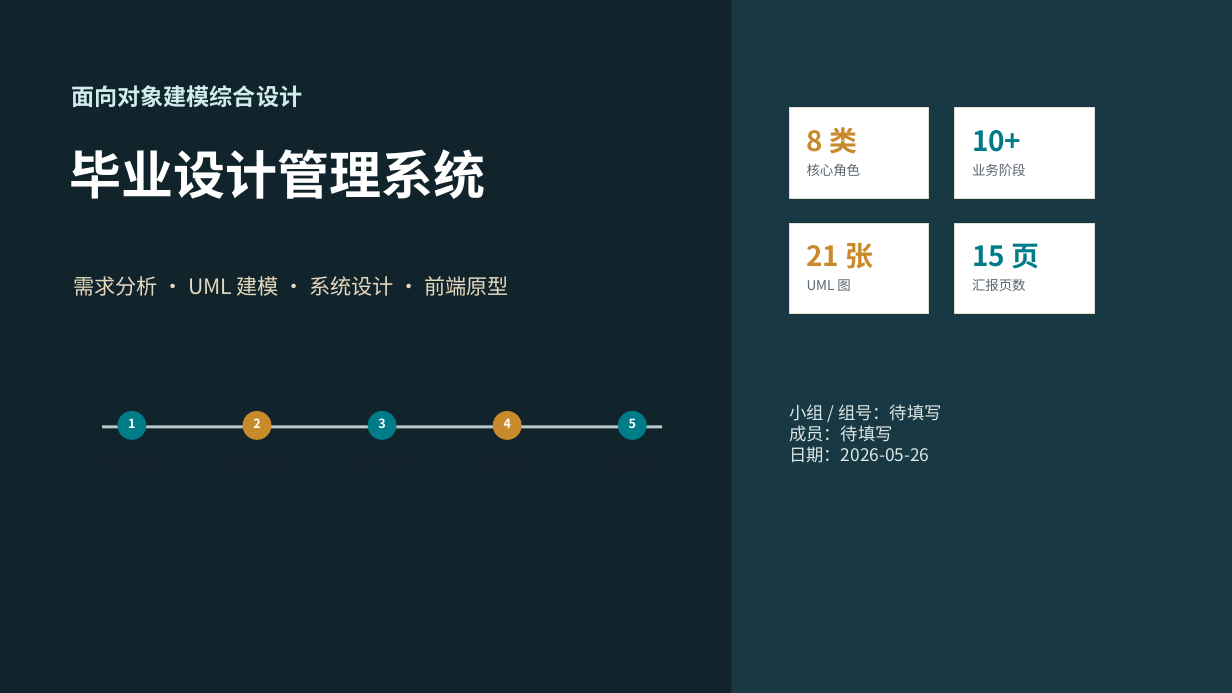
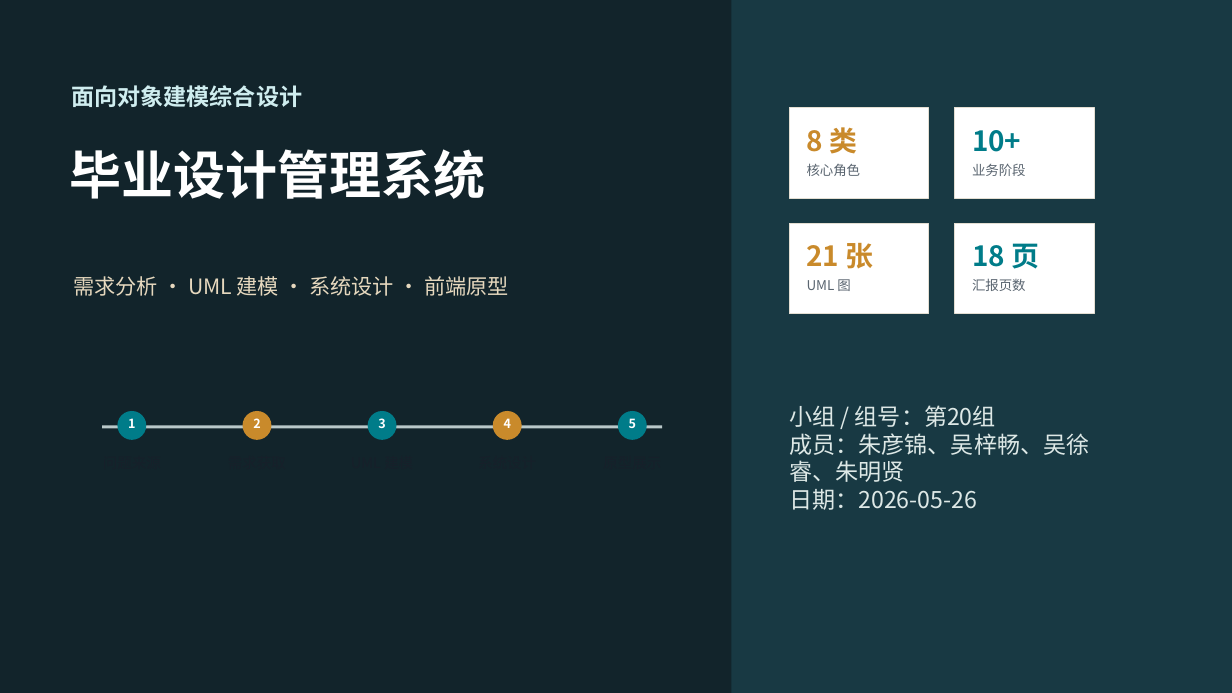
Before and after one commit to qzddmyc/uml-oom-graduation-management, a slide deck: slide 1 of 毕业设计管理系统建模汇报.pptx. Drawn at 1232x693 pixels with LibreOffice and Linux fonts; fonts in the diff are those of the drawing. Boxes give left, top, right and bottom in pixels: in the first picture for what was removed or moved away, otherwise in the second. Text is boxed around its words. In the diff, an @@ line names an element or a change of style, - is before the commit and + after.

```diff
--- a/毕业设计管理系统建模汇报.pptx
+++ b/毕业设计管理系统建模汇报.pptx
@@ text at box(972, 243, 1039, 269): text changed @@
-15 页
+18 页
@@ text at box(789, 405, 1089, 482): text changed; size 13.5 to 18 pt @@
-小组 / 组号：待填写
-成员：待填写
+小组 / 组号：第20组
+成员：朱彦锦、吴梓畅、吴徐睿、朱明贤
@@ text at box(789, 489, 977, 510): size 13.5 to 18 pt in "日期：2026-05-26" @@
```
Also in this commit, not shown: 14 other slides changed, 3 slides added, 1 other file.
